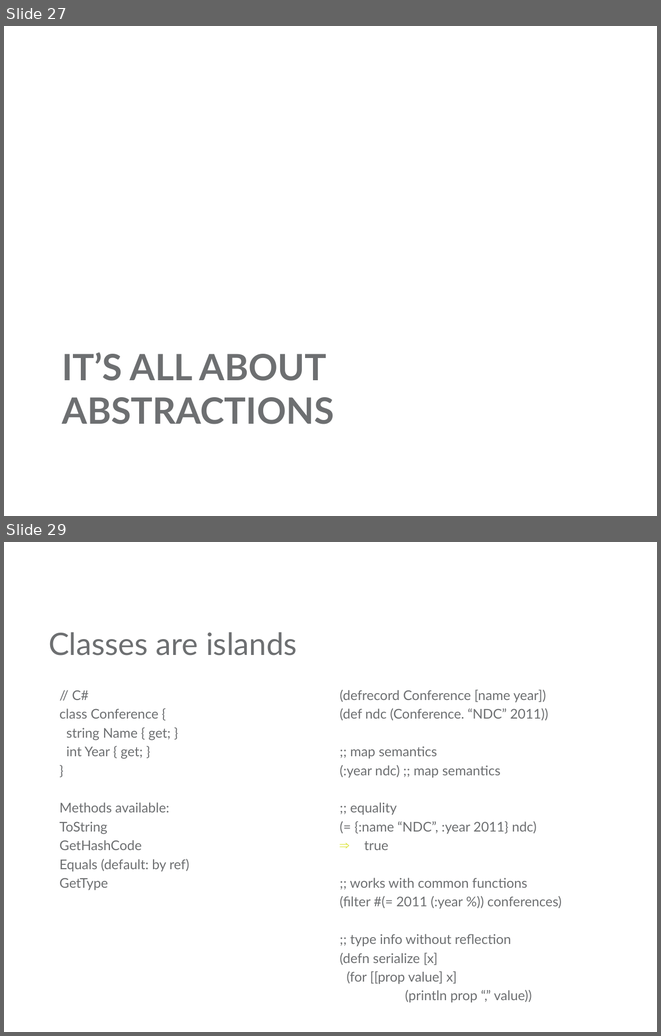
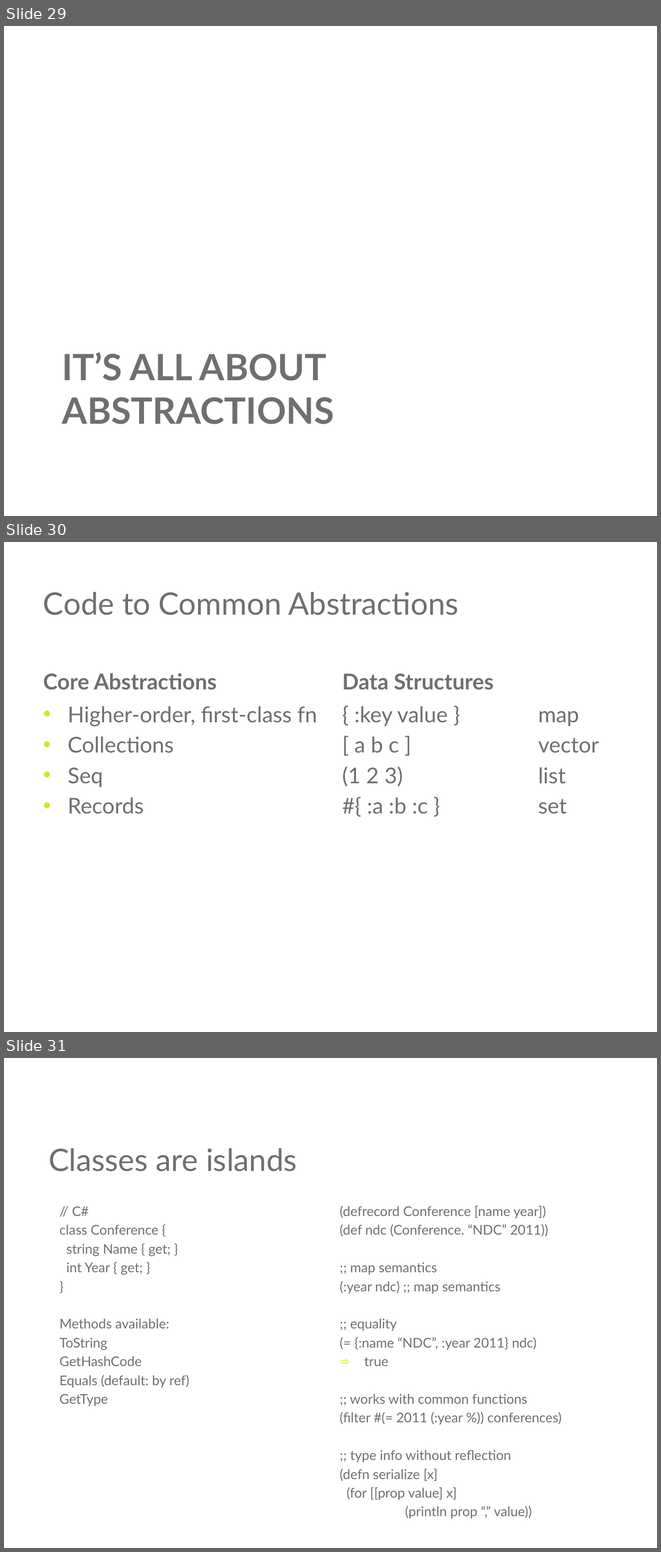
Before and after one commit to mjul/top-10-clojure-ndc-2011, a slide deck: Top Things to Learn From Clojure.pptx. Shown one above the other, each under a label of ours: slides 27 and 29 before the commit, slides 29, 30 and 31 after it; the slides between them are not shown. The pictures are 661x1036 and 661x1552 pixels, drawn with LibreOffice and Linux fonts; fonts in the diff are those of the drawing; background and template pictures are left out. Boxes give left, top, right and bottom in pixels: in the first picture for what was removed or moved away, otherwise in the second. Text is boxed around its words. In the diff, an @@ line names an element or a change of style, - is before the commit and + after.

```diff
--- a/Top Things to Learn From Clojure.pptx
+++ b/Top Things to Learn From Clojure.pptx
@@ slide 30 added at <box>4,542,657,1032</box>, background #FFFFFF @@
@@ title added at <box>43,592,459,615</box>, 34 pt, text #6D6F71 @@
+Code to Common Abstractions
@@ text added at <box>43,673,217,690</box>, 24 pt, text #6D6F71, bold @@
+Core Abstractions
@@ text added at <box>342,673,494,690</box>, 24 pt, text #6D6F71, bold @@
+Data Structures
@@ text added at <box>68,706,317,814</box>, 24 pt, text #6D6F71 @@
+• Higher-order, first-class fn
+• Collections
+• Seq
+• Records
@@ text added at <box>342,706,567,814</box>, 24 pt, text #6D6F71 @@
+{ :key value } map
+[ a b c ] vector
+(1 2 3) list
+#{ :a :b :c } set
@@ what was slide 27 is now slide 29 @@
@@ what was slide 29 is now slide 31 @@
```
Also in this commit, not shown: 12 slides changed, 2 other slides added, 1 slide removed.
